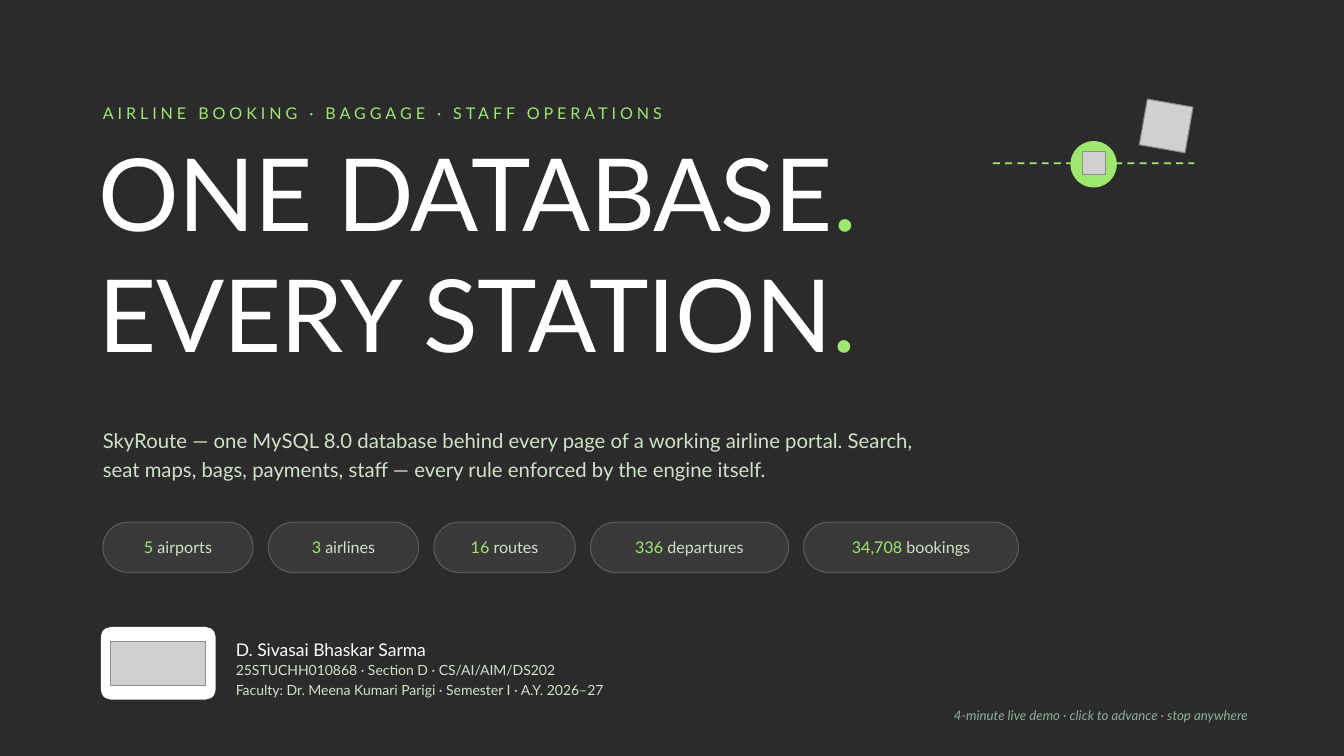
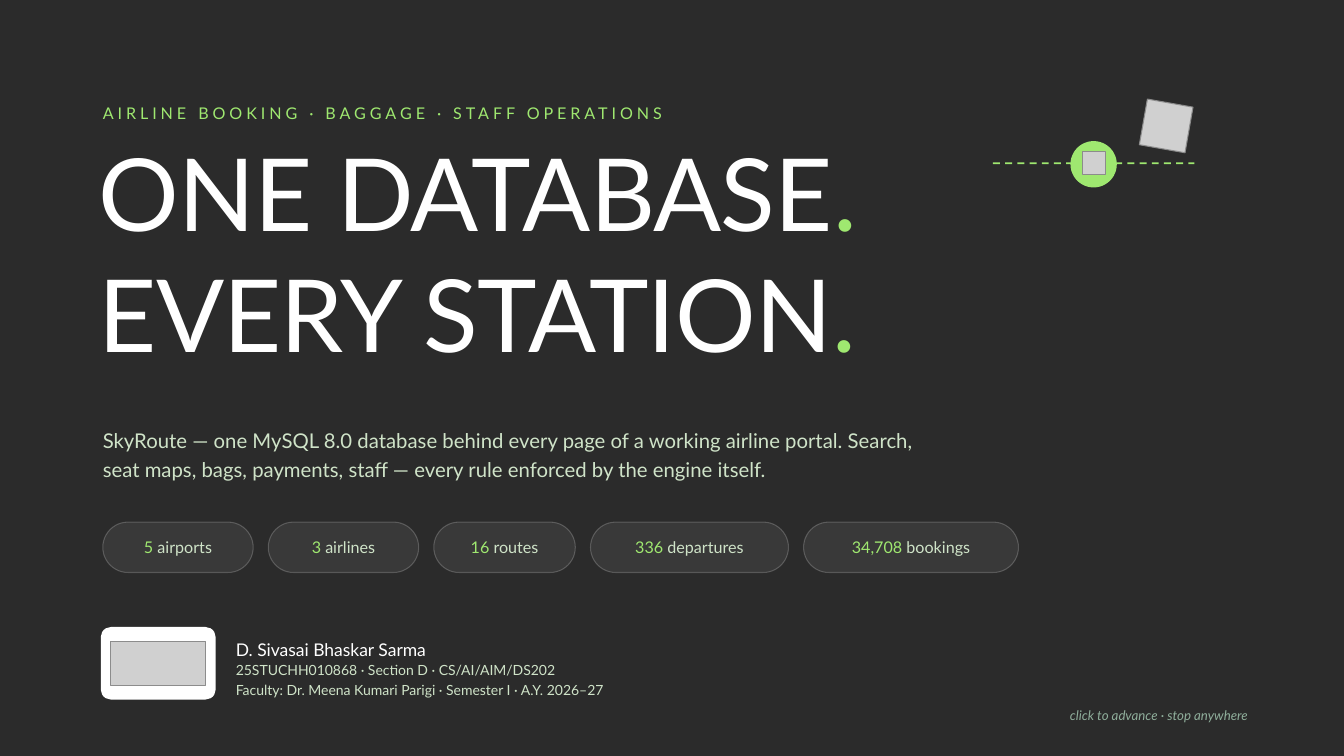
Before and after one commit to Bhaskar-1818/skyroute-dbms-python, a slide deck: slide 1 of dbms/docs/report/SkyRoute_Presentation.pptx. Drawn at 1344x756 pixels with LibreOffice and Linux fonts; fonts in the diff are those of the drawing; grey boxes stand for pictures; background and template pictures are left out; a plain dark background stands for a picture behind light text. Boxes give left, top, right and bottom in pixels: in the first picture for what was removed or moved away, otherwise in the second. Text is boxed around its words. In the diff, an @@ line names an element or a change of style, - is before the commit and + after.

```diff
--- a/dbms/docs/report/SkyRoute_Presentation.pptx
+++ b/dbms/docs/report/SkyRoute_Presentation.pptx
@@ text at bbox=[1070, 710, 1248, 722]: text changed @@
-4-minute live demo · click to advance · stop anywhere
+click to advance · stop anywhere
```
Also in this commit, not shown: 4 other slides changed.
